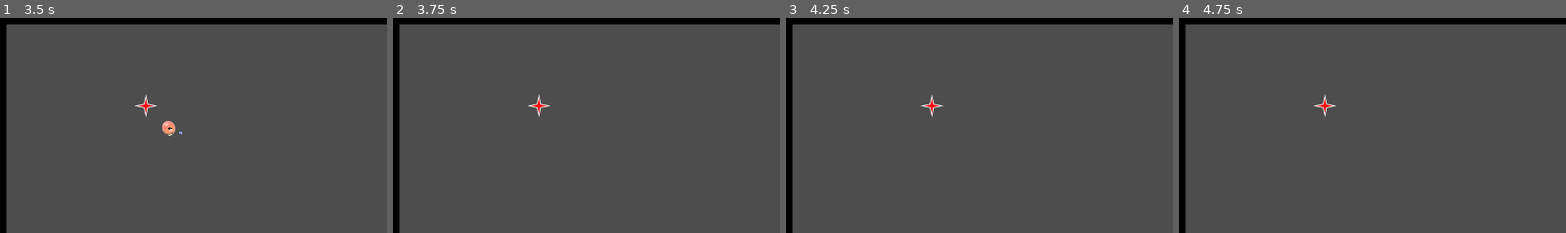
Above: before the commit, frames 1-4 (left to right).
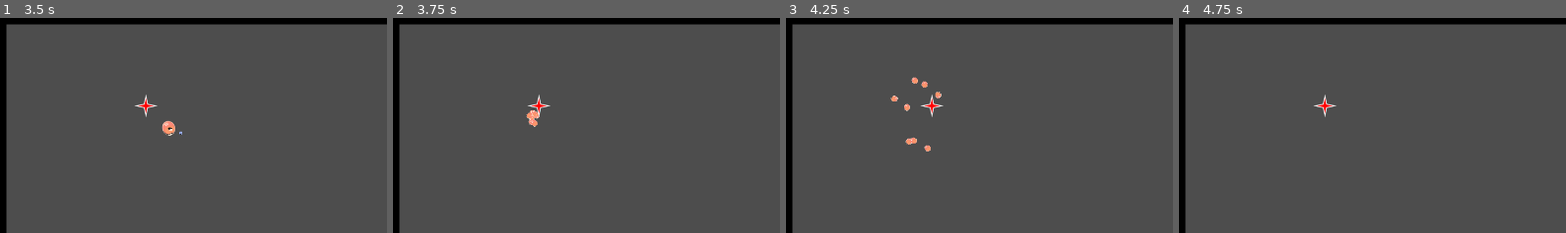
Above: after the commit, the same moments.

Repository: davifarhi/GGJ25-CrashSim-Untitled
Game: Godot game, scene res://scenes/TestKillingBoubou.tscn
The game is run twice, just before and just after one commit, with the same random seed, the same clock (stepped at 60 frames per second) and the same inputs. This scene is started directly instead of the project's main scene.
Inputs (mouse positions are % of the whole screen's width and height, from its top left):
- Up to frame 1 (3.5 s): tap Enter at 0.5 s; move the mouse to (45, 70) at 0.52 s; click (45, 70) at 0.6 s; move the mouse to (81, 65) at 1.27 s; click (81, 65) at 1.35 s; move the mouse to (19, 34) at 2.02 s; click (19, 34) at 2.1 s; tap Space at 2.75 s; move the mouse to (55, 50) at 2.77 s; click (55, 50) at 2.85 s
- Up to frame 2 (3.75 s): move the mouse to (35, 24) at 3.52 s; click (35, 24) at 3.6 s
- Up to frame 3 (4.25 s): no input
- Up to frame 4 (4.75 s): move the mouse to (72, 45) at 4.27 s; click (72, 45) at 4.35 s
The pictures show only the part of the screen within x 0-50%, y 0-50%; the shares and areas given below are measured in that part.

Frame 1 is identical in both runs. In frame 2, 0.2% of the frame differs, in the area x 34-38%, y 42-51%; in frame 3, 0.3%, in the area x 26-41%, y 27-63%; in frame 4, nothing differs.

Commit message:
Death particles for Boubou

Diff:
--- a/ggj-crashsim-untilted/scenes/Boubou.gd
+++ b/ggj-crashsim-untilted/scenes/Boubou.gd
@@ -10,6 +10,7 @@
 @export var IndicatorDistance:float = 32;
 
 var impulsionDone = false
+var dead = false
 enum InputType { Mouse, Gamepad }
 @export var currentInputType = InputType.Mouse
 
@@ -48,11 +49,17 @@
 
 # Called every frame. 'delta' is the elapsed time since the previous frame.
 func _process(_delta: float)  -> void:
+	if dead:
+		return;
 	UpdateIndicatorPos()
 	if (Input.is_action_just_pressed("Inpulse")):
 		doInpulse()
 
 func Die() -> void:
+	$Visual.hide()
+	$DeathParticles.restart()
+	linear_velocity = Vector2(0, 0)
+	set_physics_process(false)
+	dead = true
 	BoubouDie.emit(self)
-	queue_free()
 	pass
--- a/ggj-crashsim-untilted/scenes/Boubou.tscn
+++ b/ggj-crashsim-untilted/scenes/Boubou.tscn
@@ -8,25 +8,47 @@
 [sub_resource type="CircleShape2D" id="CircleShape2D_2fpey"]
 radius = 17.0294
 
+[sub_resource type="ParticleProcessMaterial" id="ParticleProcessMaterial_cdih5"]
+particle_flag_disable_z = true
+angle_min = 1.07288e-05
+angle_max = 360.0
+spread = 180.0
+initial_velocity_min = 69.89
+initial_velocity_max = 172.04
+gravity = Vector3(0, 0, 0)
+linear_accel_min = -2.23517e-06
+linear_accel_max = -2.23517e-06
+scale_min = 0.01
+scale_max = 0.01
+
 [node name="Bubble" type="RigidBody2D" node_paths=PackedStringArray("Indicator")]
 linear_damp = 1.0
 script = ExtResource("1_kffpd")
 InpulseForce = 1000.0
-Indicator = NodePath("DirIndicator")
+Indicator = NodePath("Visual/DirIndicator")
 
-[node name="Body" type="Sprite2D" parent="."]
+[node name="Visual" type="Node2D" parent="."]
+
+[node name="Body" type="Sprite2D" parent="Visual"]
 texture_filter = 4
 position = Vector2(1, 2)
 scale = Vector2(0.022, 0.022)
 texture = ExtResource("2_hxvjg")
 
-[node name="Eyes" type="Sprite2D" parent="Body"]
+[node name="Eyes" type="Sprite2D" parent="Visual/Body"]
 texture_filter = 4
 texture = ExtResource("3_xldl1")
 
-[node name="DirIndicator" type="Sprite2D" parent="."]
+[node name="DirIndicator" type="Sprite2D" parent="Visual"]
 scale = Vector2(0.25, 0.25)
 texture = ExtResource("1_pnkcj")
 
 [node name="CollisionShape2D" type="CollisionShape2D" parent="."]
 shape = SubResource("CircleShape2D_2fpey")
+
+[node name="DeathParticles" type="GPUParticles2D" parent="."]
+emitting = false
+process_material = SubResource("ParticleProcessMaterial_cdih5")
+texture = ExtResource("2_hxvjg")
+one_shot = true
+explosiveness = 1.0
Not shown: 1 places in ggj-crashsim-untilted/scenes/Boubou.tscn that only renumber resources
